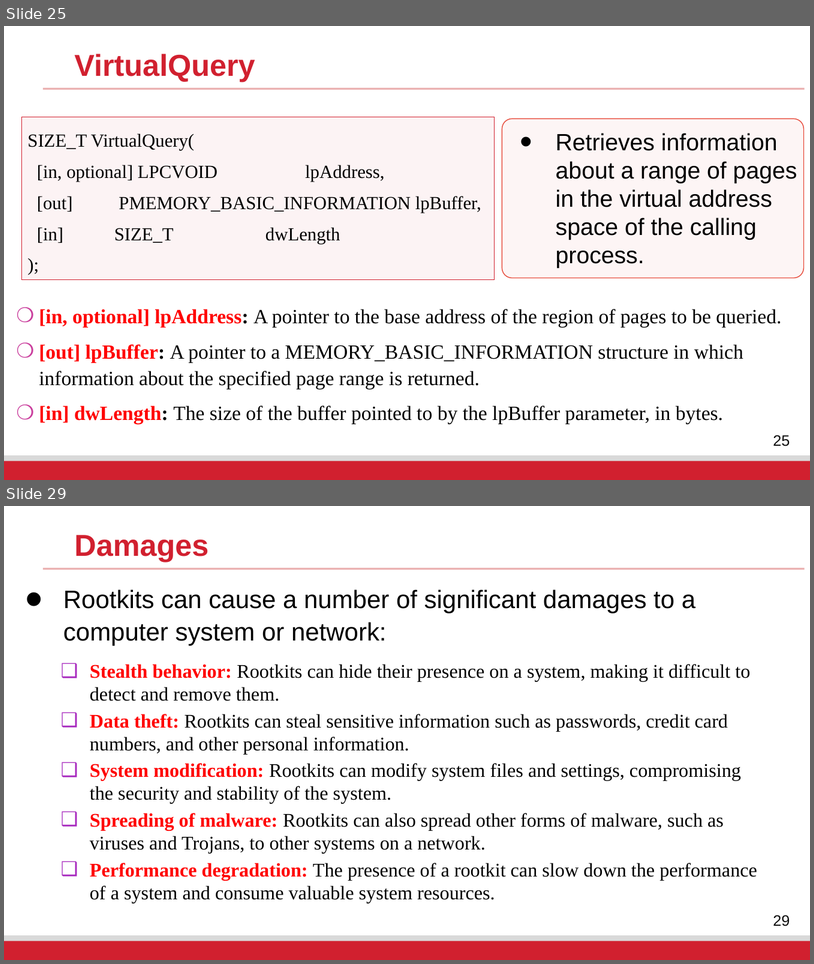
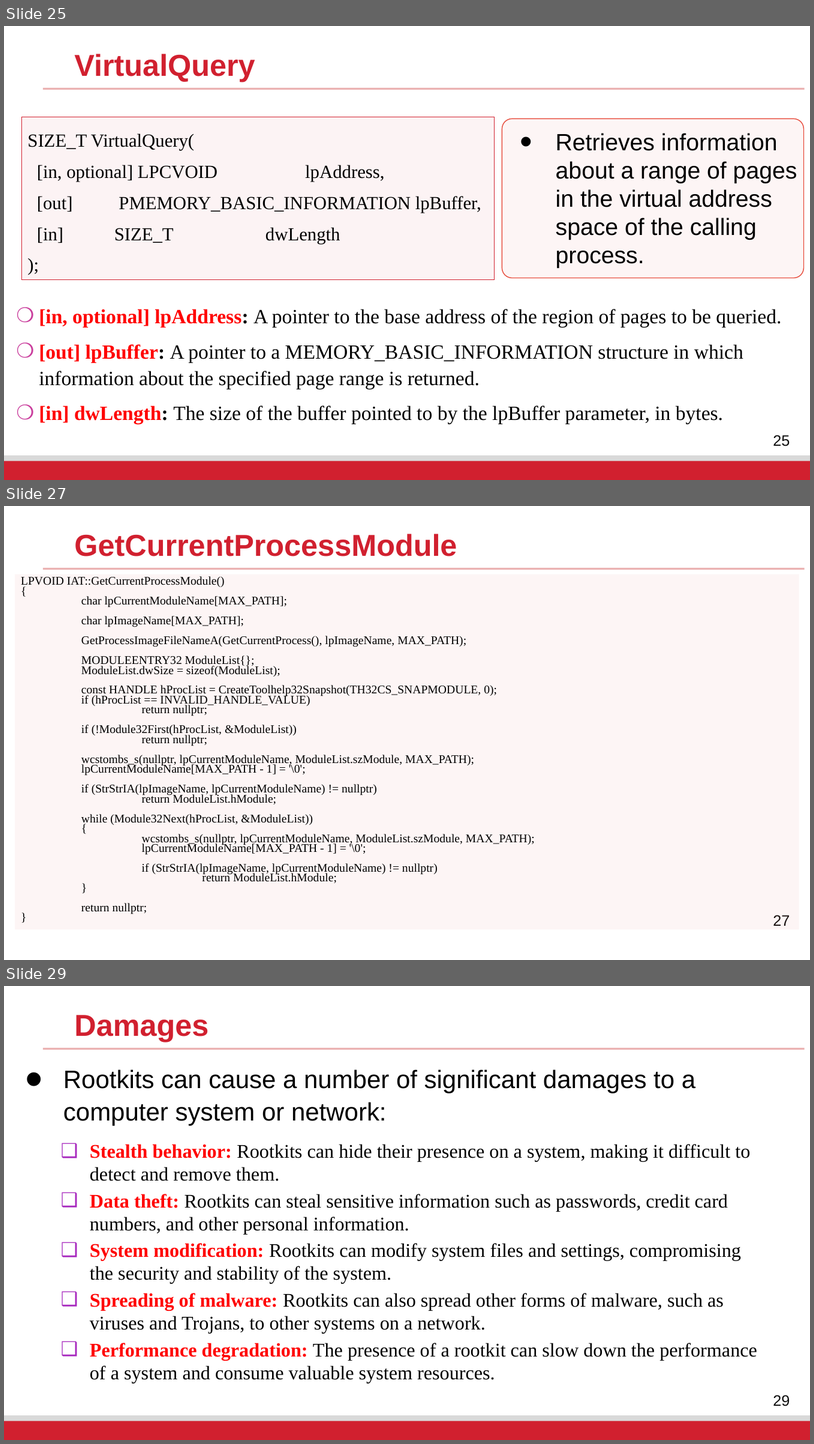
Before and after one commit to fangtian-zhong/fangtian-zhong.github.io, a slide deck: assets/slides/CSCI_591_Malicious_Code_Analysis_10.pptx. Shown one above the other, each under a label of ours: slides 25 and 29 before the commit, slides 25, 27 and 29 after it; the slides between them are not shown. The pictures are 814x964 and 814x1444 pixels, drawn with LibreOffice and Linux fonts; fonts in the diff are those of the drawing; background and template pictures are left out. Boxes give left, top, right and bottom in pixels: in the first picture for what was removed or moved away, otherwise in the second. Text is boxed around its words. In the diff, an @@ line names an element or a change of style, - is before the commit and + after.

```diff
--- a/assets/slides/CSCI_591_Malicious_Code_Analysis_10.pptx
+++ b/assets/slides/CSCI_591_Malicious_Code_Analysis_10.pptx
@@ slide 27 added at (4,506,810,960), background #FFFFFF; not listed: 4 template elements that a slide beside it also shows @@
@@ text added at (74,534,457,556), 36 pt, text #D1202F, bold @@
+GetCurrentProcessModule
@@ rectangle added at (15,574,800,930), fill #E74C3C at 5% opacity, 14 pt, text #000000 @@
+LPVOID IAT::GetCurrentProcessModule()
+{
+char lpCurrentModuleName[MAX_PATH];
+char lpImageName[MAX_PATH];
+GetProcessImageFileNameA(GetCurrentProcess(), lpImageName, MAX_PATH);
+MODULEENTRY32 ModuleList{};
+ModuleList.dwSize = sizeof(ModuleList);
+const HANDLE hProcList = CreateToolhelp32Snapshot(TH32CS_SNAPMODULE, 0);
+if (hProcList == INVALID_HANDLE_VALUE)
+return nullptr;
+if (!Module32First(hProcList, &ModuleList))
+return nullptr;
+wcstombs_s(nullptr, lpCurrentModuleName, ModuleList.szModule, MAX_PATH);
+lpCurrentModuleName[MAX_PATH - 1] = '\0';
+if (StrStrIA(lpImageName, lpCurrentModuleName) != nullptr)
+return ModuleList.hModule;
+while (Module32Next(hProcList, &ModuleList))
+{
+wcstombs_s(nullptr, lpCurrentModuleName, ModuleList.szModule, MAX_PATH);
+lpCurrentModuleName[MAX_PATH - 1] = '\0';
+if (StrStrIA(lpImageName, lpCurrentModuleName) != nullptr)
+return ModuleList.hModule;
+}
+return nullptr;
+}
@@ rectangle added at (4,929,810,960), fill #FFFFFF @@
```
Also in this commit, not shown: 11 slides changed, 1 slide removed.
